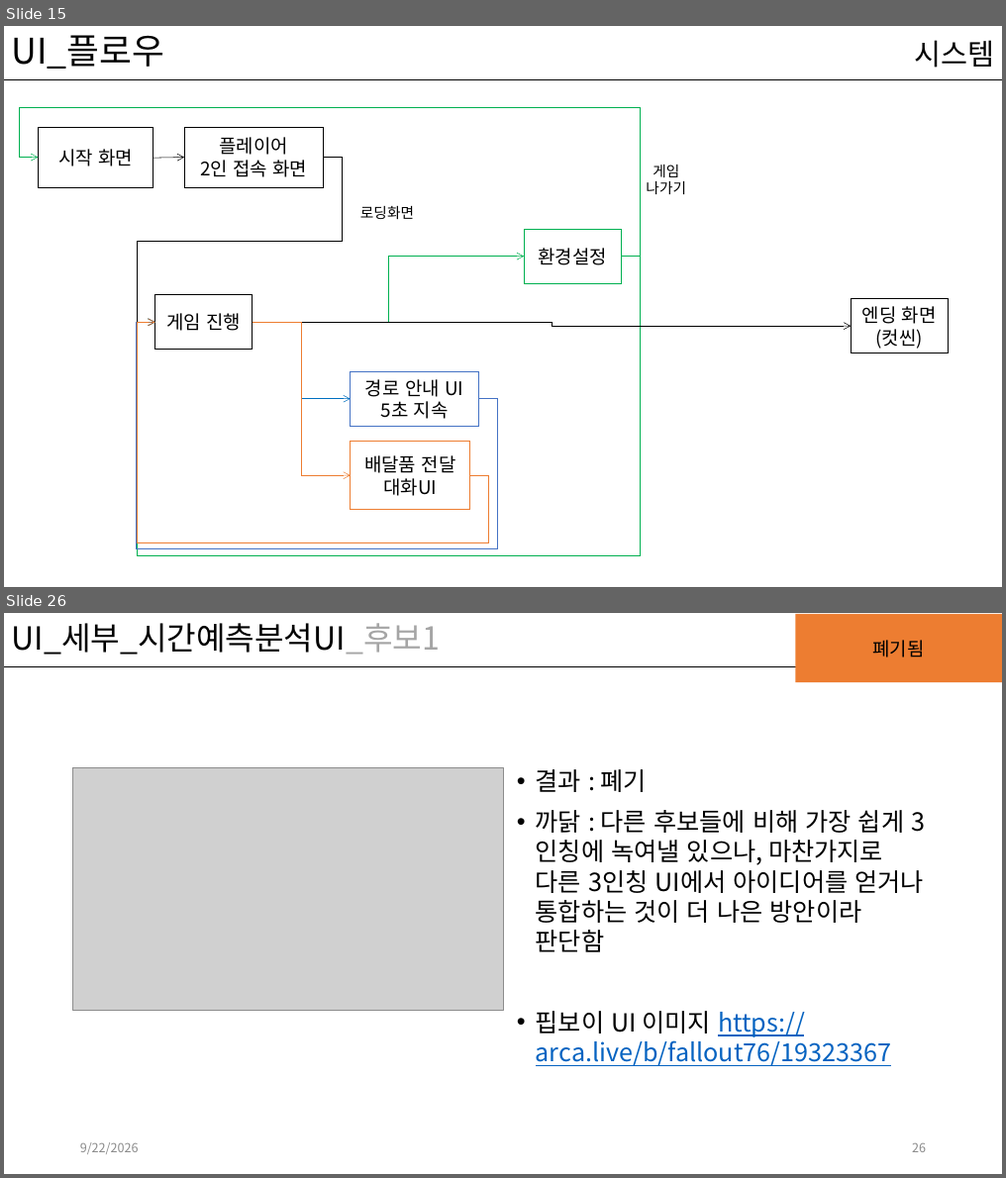
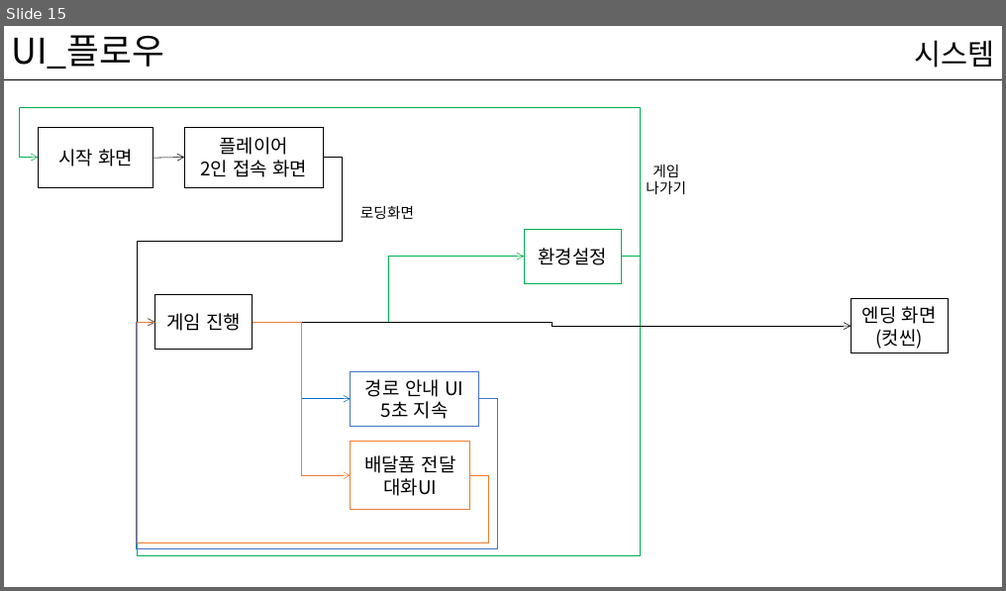
Before and after one commit to kwakyerin/2026_Graduation_Project, a slide deck: documents/HyunahKwon/design/designing/for_pro_pt/배트와 달트_평가pt.pptx. Shown one above the other, each under a label of ours: slides 15 and 26 before the commit, slide 15 after it; the slides between them are not shown. The pictures are 1006x1178 and 1006x591 pixels, drawn with LibreOffice and Linux fonts; fonts in the diff are those of the drawing; grey boxes stand for pictures. Boxes give left, top, right and bottom in pixels: in the first picture for what was removed or moved away, otherwise in the second. Text is boxed around its words. In the diff, an @@ line names an element or a change of style, - is before the commit and + after.

```diff
--- a/documents/HyunahKwon/design/designing/for_pro_pt/배트와 달트_평가pt.pptx
+++ b/documents/HyunahKwon/design/designing/for_pro_pt/배트와 달트_평가pt.pptx
@@ slide 26 removed at (4, 613, 1002, 1174), background #FFFFFF; not listed: 1 template element that a slide beside it also shows @@
@@ title removed at (12, 623, 440, 655) @@
-UI_세부_시간예측분석UI_후보1
@@ rectangle removed at (795, 614, 1002, 682) @@
-폐기됨
@@ text removed at (914, 640, 994, 658) @@
-시스템
@@ picture removed at (73, 768, 504, 1011) @@
@@ text removed at (536, 769, 925, 1066) @@
-• 결과 : 폐기
-• 까닭 : 다른 후보들에 비해 가장 쉽게 3인칭에 녹여낼 있으나, 마찬가지로 다른 3인칭 UI에서 아이디어를 얻거나 통합하는 것이 더 나은 방안이라 판단함
-• 핍보이 UI 이미지 https://arca.live/b/fallout76/19323367
@@ text removed at (80, 1143, 139, 1155) @@
-9/22/2026
@@ page number removed at (912, 1144, 926, 1153) @@
-26
```
Also in this commit, not shown: 16 slides changed, 1 slide added, 7 other slides removed, 1 other file.
